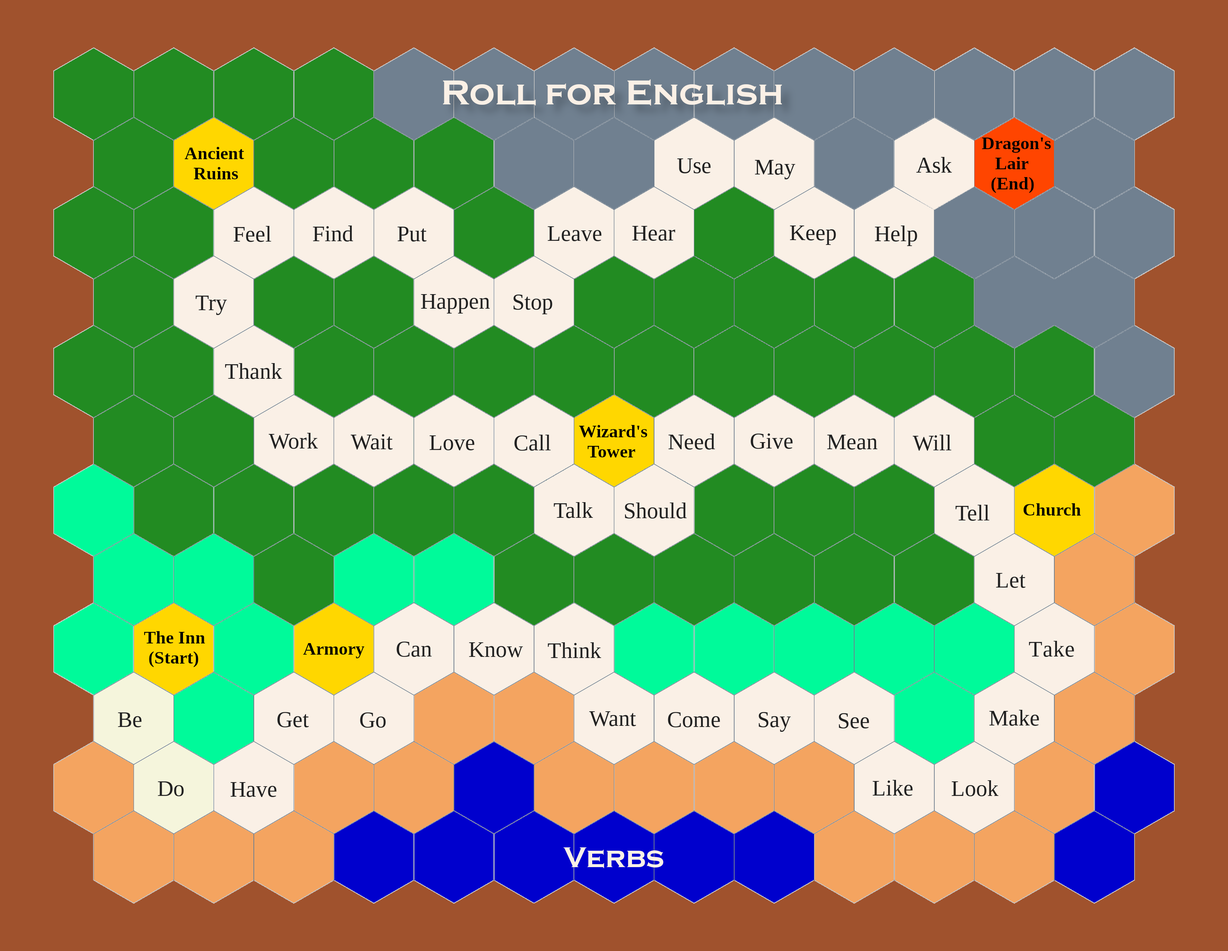
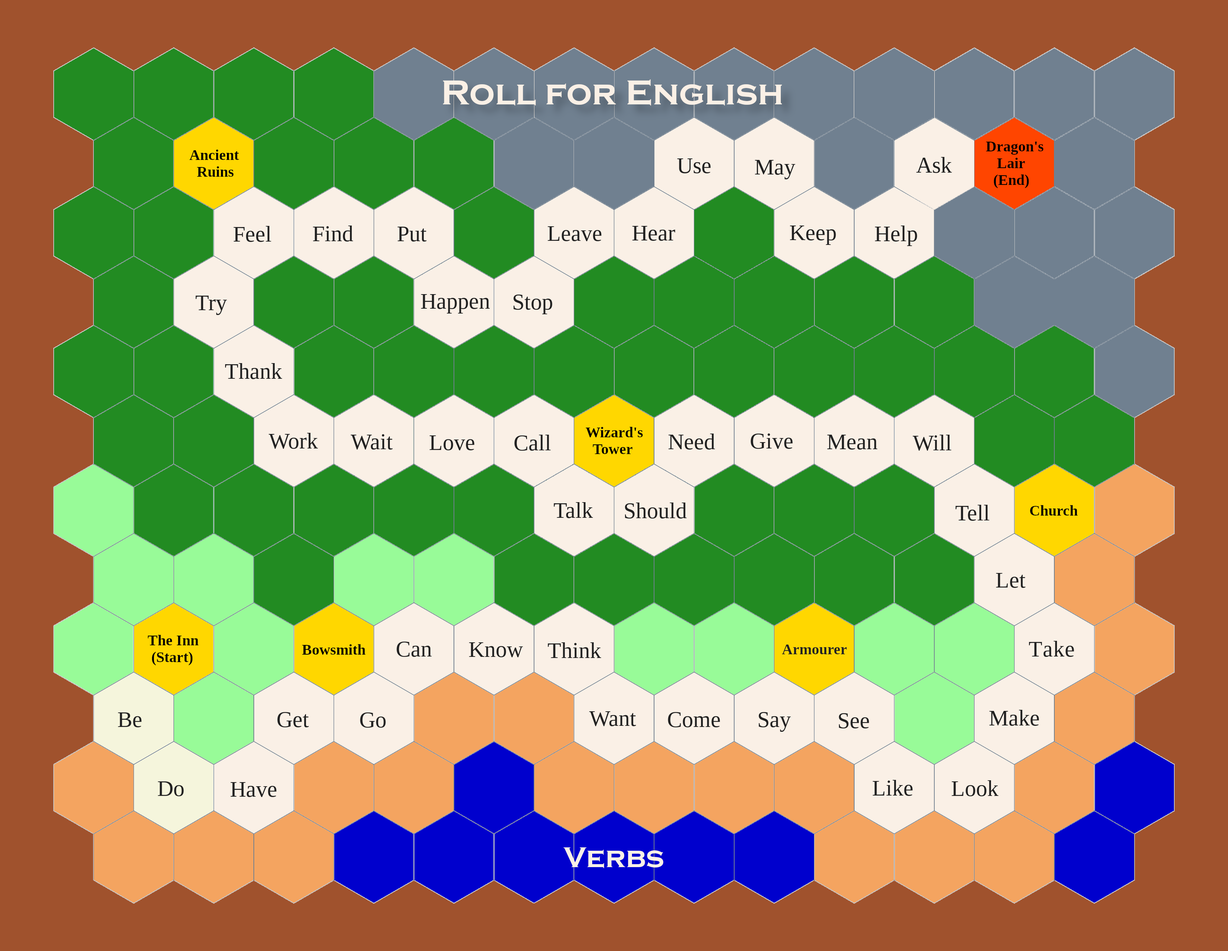
Before/after of a 1228×951 layered artwork. What changed in the layer stack:
painted on "Map.png" over [54, 137, 1081, 764]
